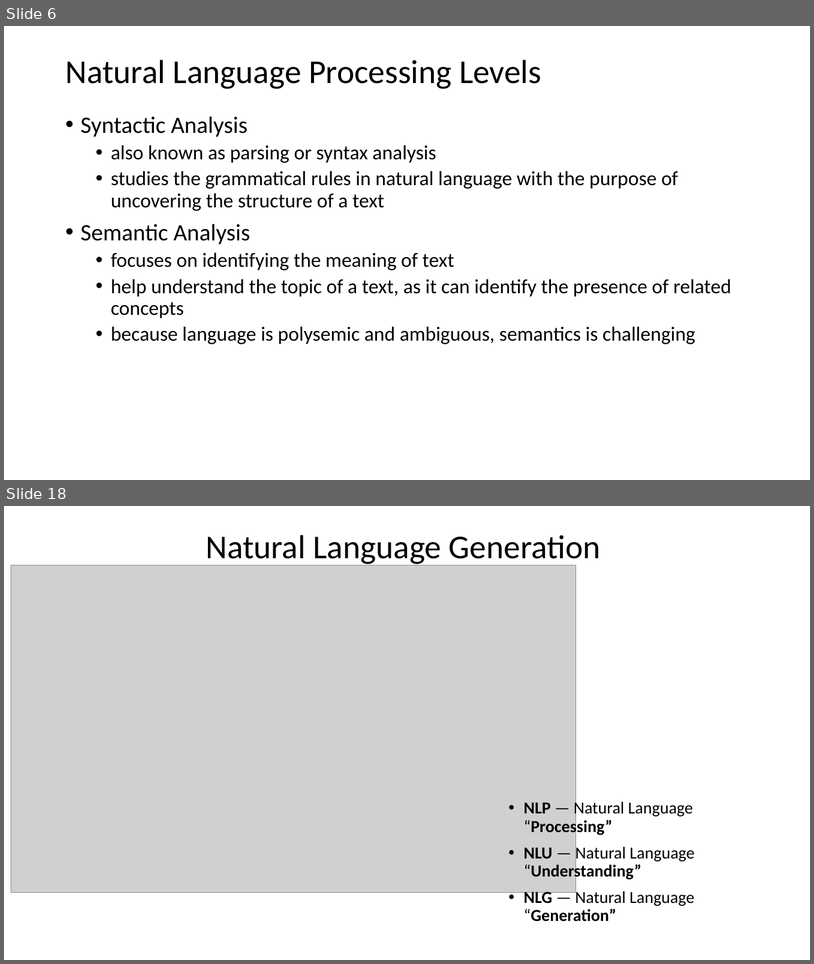
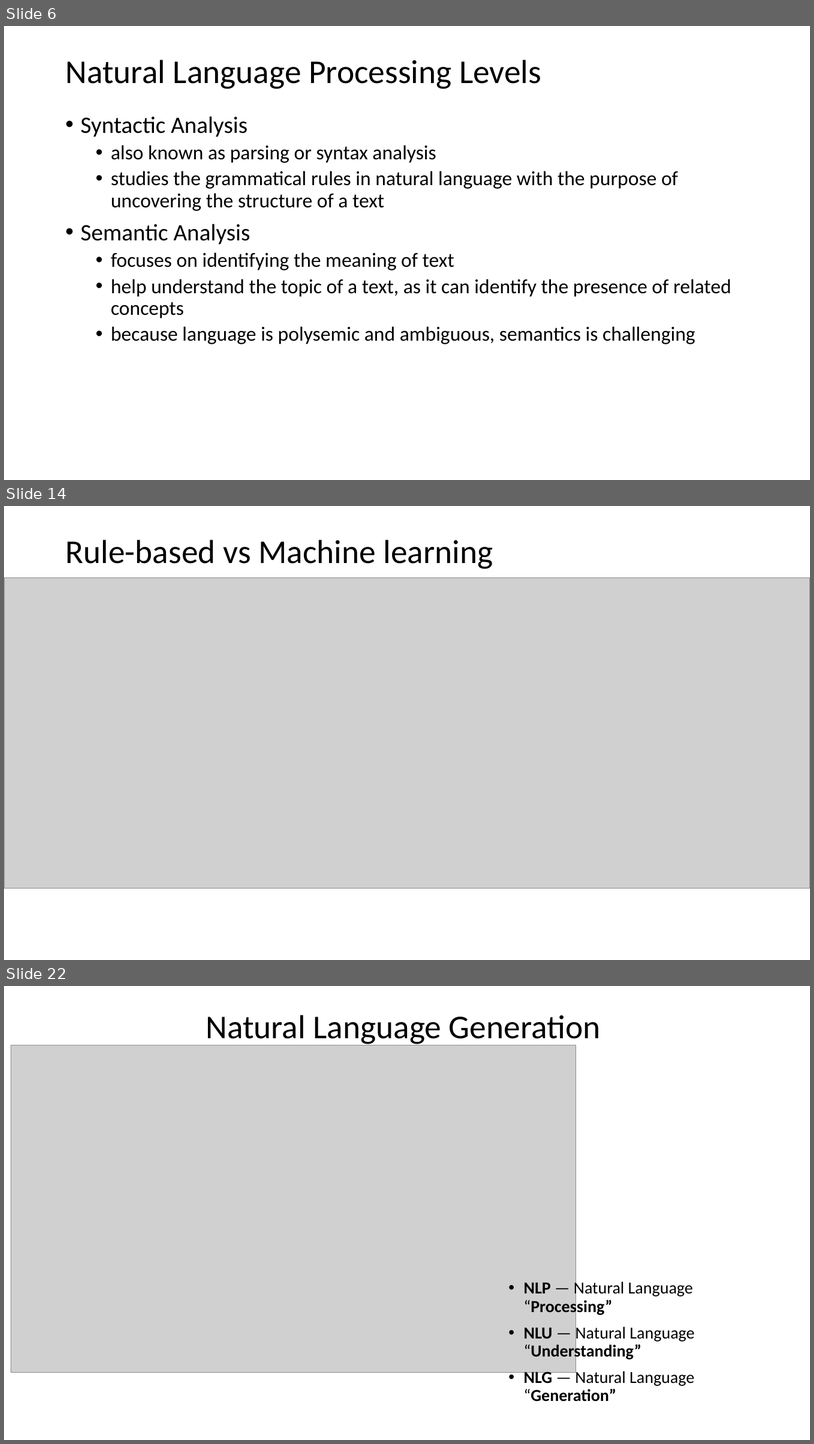
Before and after one commit to antongeorgescu/machine-learning-documentation, a slide deck: Natural Language Processing - Presentation.pptx. Shown one above the other, each under a label of ours: slides 6 and 18 before the commit, slides 6, 14 and 22 after it; the slides between them are not shown. The pictures are 814x964 and 814x1444 pixels, drawn with LibreOffice and Linux fonts; fonts in the diff are those of the drawing; grey boxes stand for pictures. Boxes give left, top, right and bottom in pixels: in the first picture for what was removed or moved away, otherwise in the second. Text is boxed around its words. In the diff, an @@ line names an element or a change of style, - is before the commit and + after.

```diff
--- a/Natural Language Processing - Presentation.pptx
+++ b/Natural Language Processing - Presentation.pptx
@@ slide 14 added at (4, 506, 810, 960), background #FFFFFF @@
@@ title added at (65, 540, 494, 569), 39.6 pt, text #000000 @@
+Rule-based vs Machine learning
@@ picture added at (4, 578, 810, 888) @@
@@ what was slide 18 is now slide 22 @@
```
Also in this commit, not shown: 12 slides changed, 4 other slides added, 1 slide removed.
